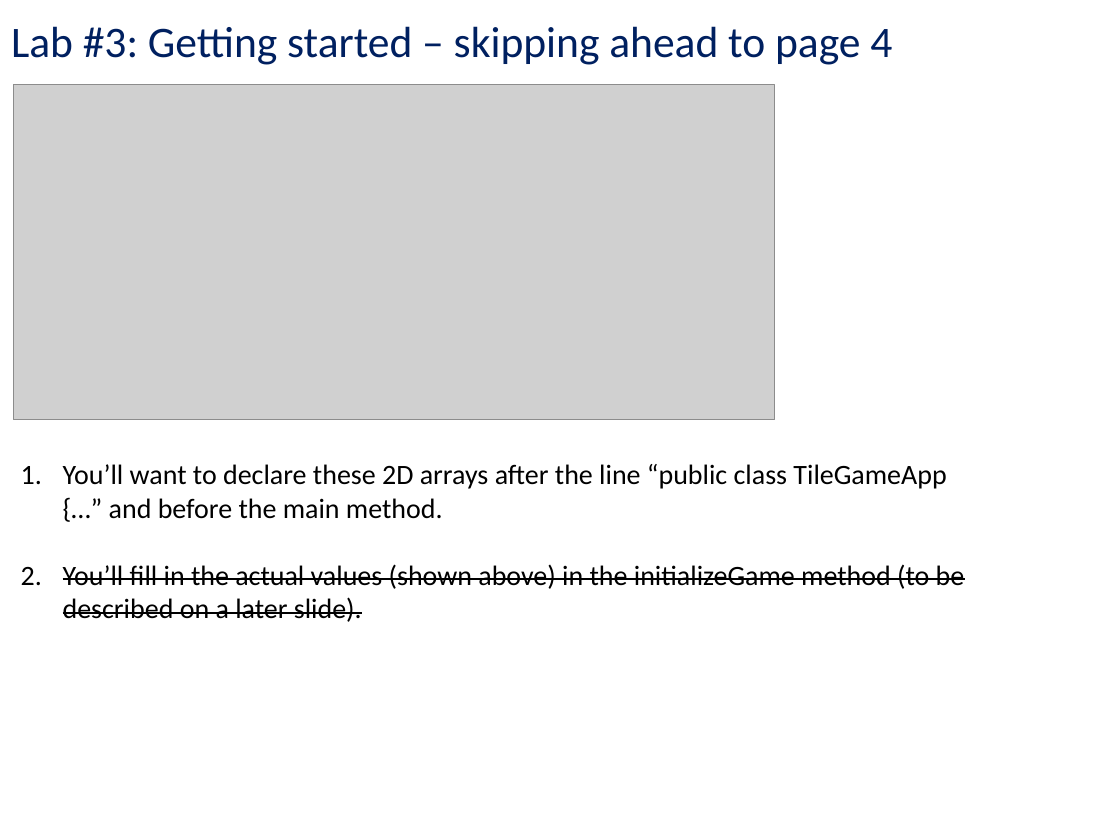
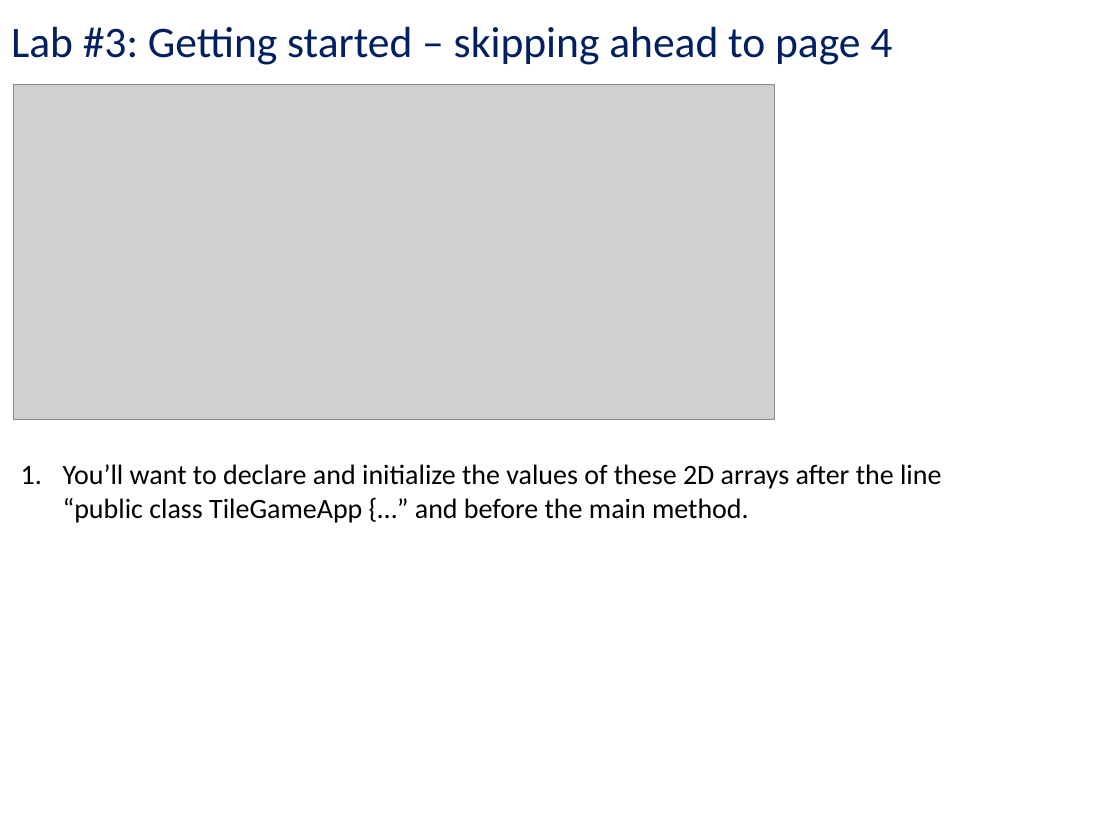
Before and after one commit to kc13/CS401PF, a slide deck: slide 12 of cs401_1_27_20.pptx. Drawn at 1120x840 pixels with LibreOffice and Linux fonts; fonts in the diff are those of the drawing; grey boxes stand for pictures. Boxes give left, top, right and bottom in pixels: in the first picture for what was removed or moved away, otherwise in the second. Text is boxed around its words. In the diff, an @@ line names an element or a change of style, - is before the commit and + after.

Commit message:
correction in description of how game board is initialized (see slide 12)

```diff
--- a/cs401_1_27_20.pptx
+++ b/cs401_1_27_20.pptx
@@ text at box(63, 464, 941, 523): text changed @@
-1. You’ll want to declare these 2D arrays after the line “public class TileGameApp {…” and before the main method.
-2. You’ll fill in the actual values (shown above) in the initializeGame method (to be described on a later slide).
+1. You’ll want to declare and initialize the values of these 2D arrays after the line “public class TileGameApp {…” and before the main method.
```
